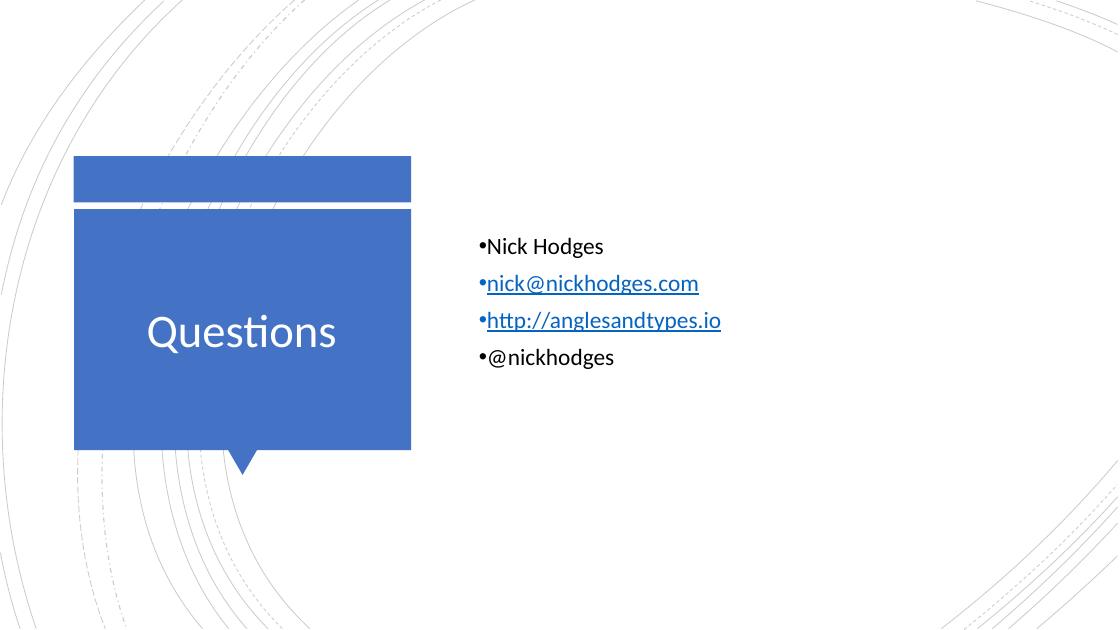
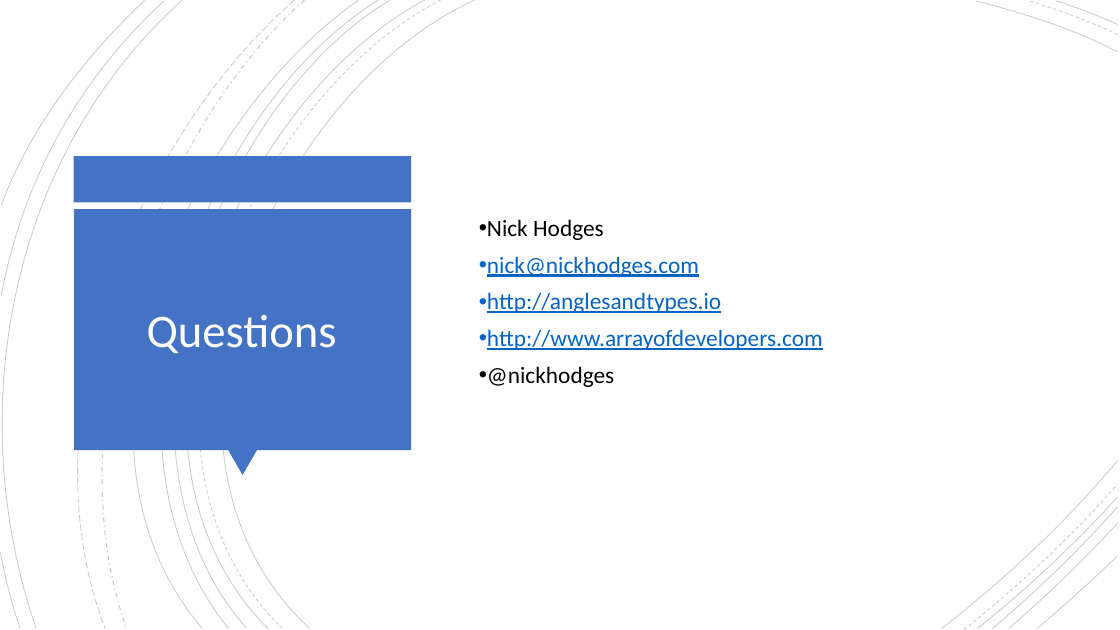
Before and after one commit to NickHodges/AngularToDo, a slide deck: slide 26 of slides/Angular101.pptx (slide 23 before the commit). Drawn at 1120x630 pixels with LibreOffice and Linux fonts; fonts in the diff are those of the drawing. Boxes give left, top, right and bottom in pixels: in the first picture for what was removed or moved away, otherwise in the second. Text is boxed around its words. In the diff, an @@ line names an element or a change of style, - is before the commit and + after.

```diff
--- a/slides/Angular101.pptx
+++ b/slides/Angular101.pptx
@@ subtitle at [487,329,823,350]: paragraph added @@
+• http://www.arrayofdevelopers.com
```
Also in this commit, not shown: 7 other slides changed, 3 slides added.
